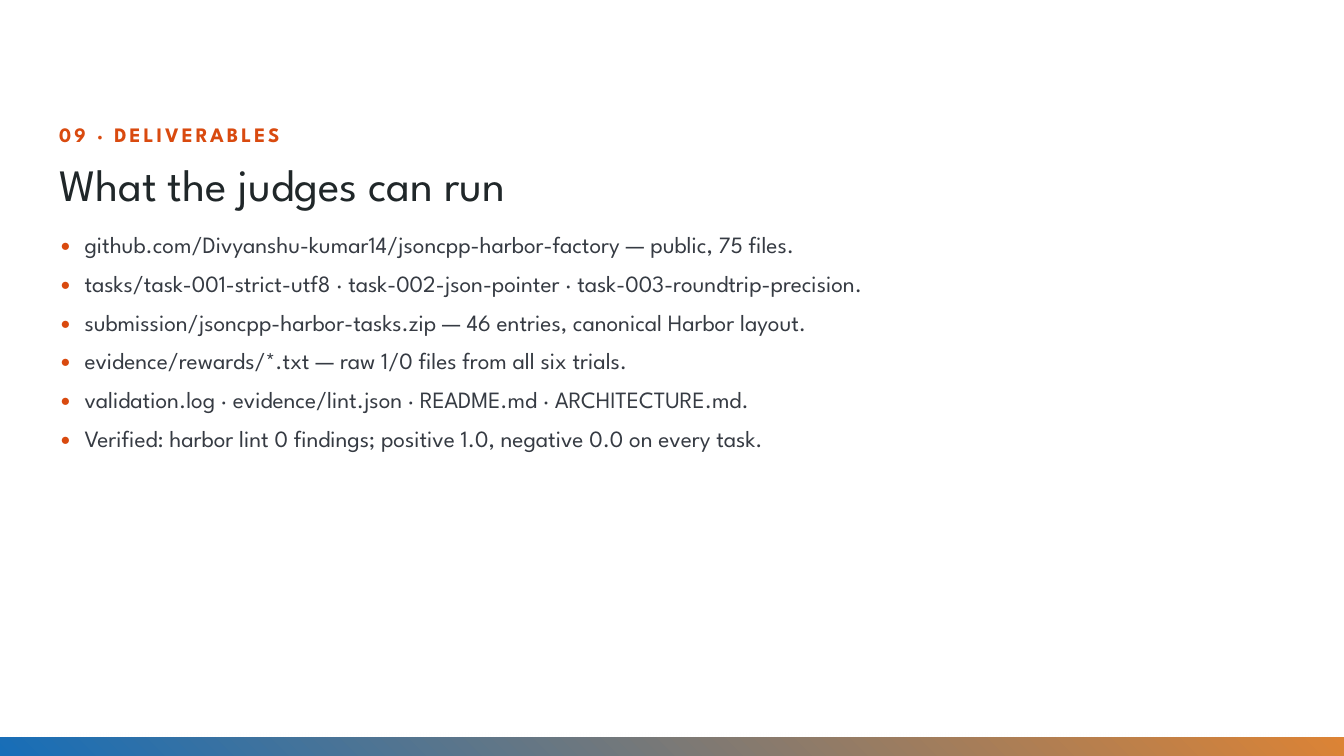
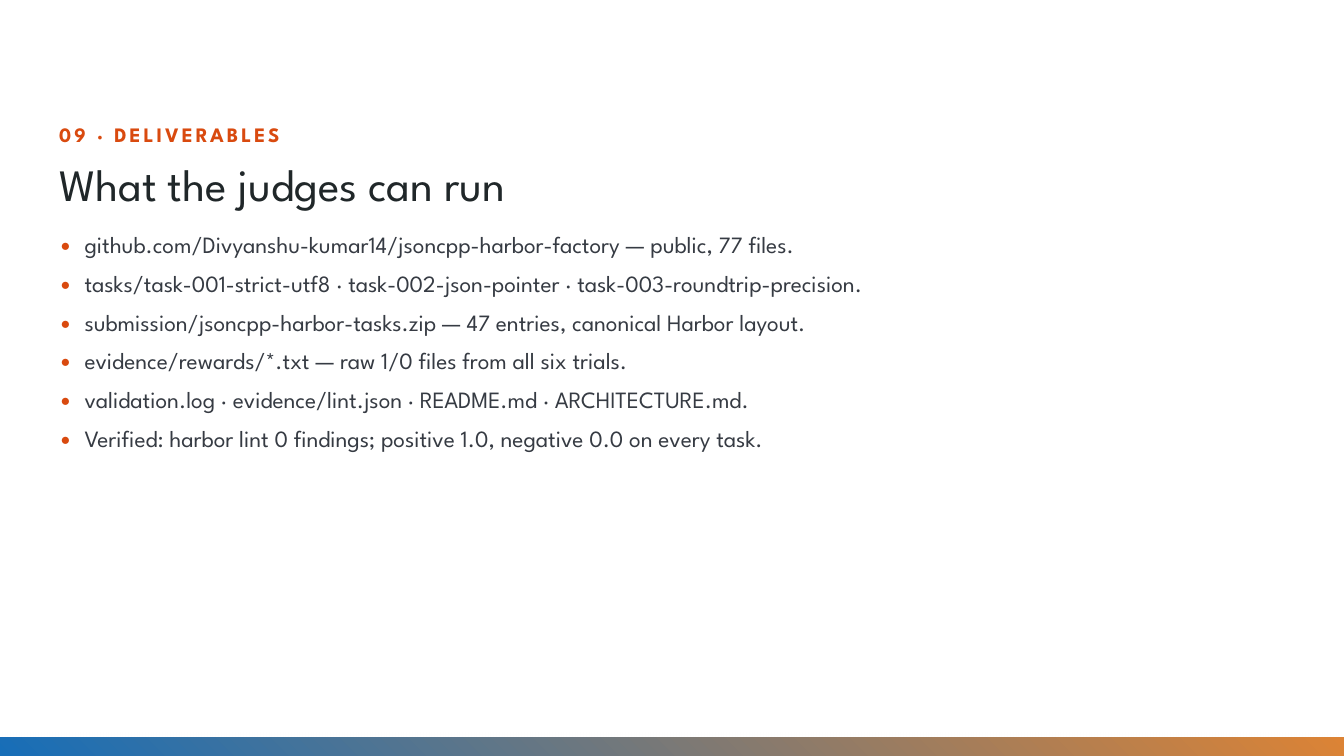
Before and after one commit to Divyanshu-kumar14/jsoncpp-harbor-factory, a slide deck: slide 10 of submission/Innodata_IDEA_SUBMISSION_jsoncpp.pptx. Drawn at 1344x756 pixels with LibreOffice and Linux fonts; fonts in the diff are those of the drawing; background and template pictures are left out. Boxes give left, top, right and bottom in pixels: in the first picture for what was removed or moved away, otherwise in the second. Text is boxed around its words. In the diff, an @@ line names an element or a change of style, - is before the commit and + after.

```diff
--- a/submission/Innodata_IDEA_SUBMISSION_jsoncpp.pptx
+++ b/submission/Innodata_IDEA_SUBMISSION_jsoncpp.pptx
@@ text at (85,236,794,258): text changed @@
-• github.com/Divyanshu-kumar14/jsoncpp-harbor-factory — public, 75 files.
+• github.com/Divyanshu-kumar14/jsoncpp-harbor-factory — public, 77 files.
@@ text at (85,315,805,336): text changed @@
-• submission/jsoncpp-harbor-tasks.zip — 46 entries, canonical Harbor layout.
+• submission/jsoncpp-harbor-tasks.zip — 47 entries, canonical Harbor layout.
```
Also in this commit, not shown: 1 other slide changed, 3 other files.
